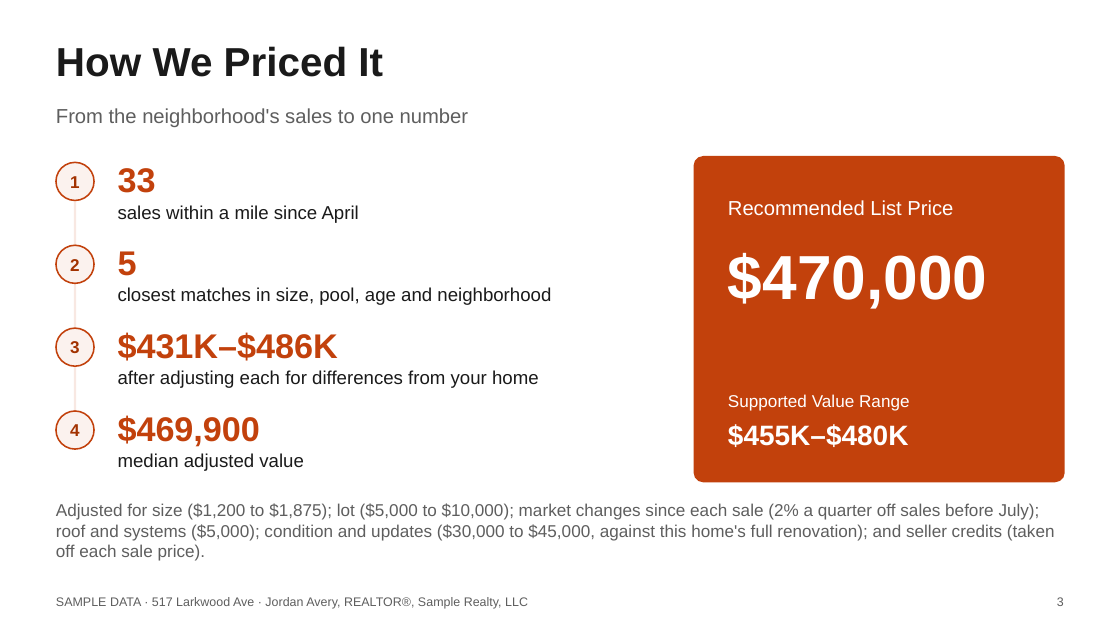
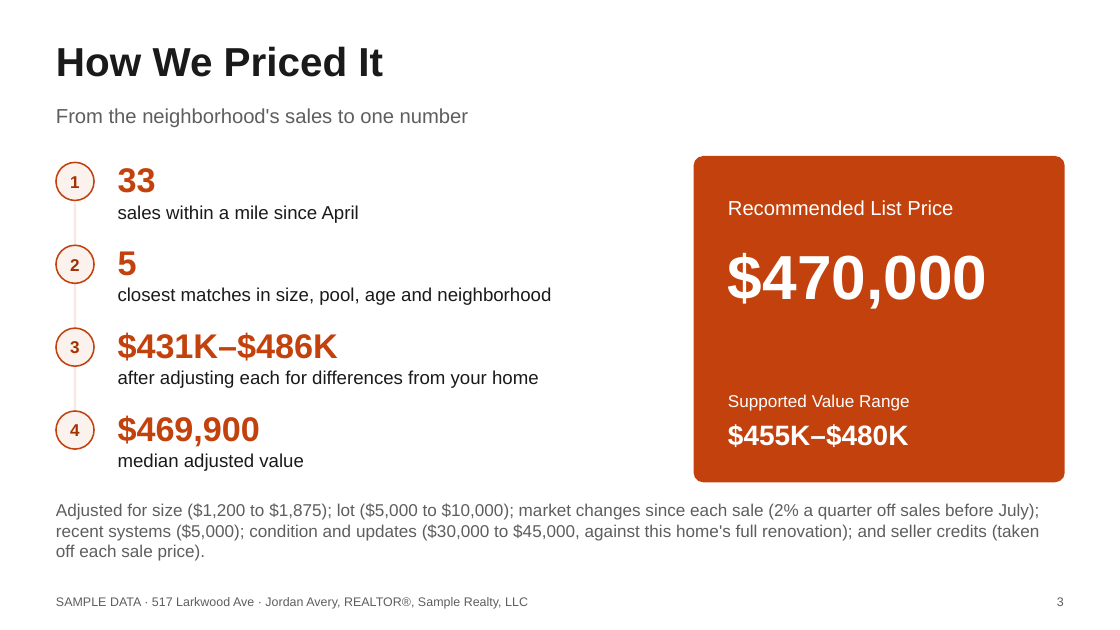
Before and after one commit to axelrivera/real-estate-skills, a slide deck: slide 3 of samples/seller-cma/517-Larkwood-Ave-Listing-Presentation.pptx. Drawn at 1120x630 pixels with LibreOffice and Linux fonts; fonts in the diff are those of the drawing. Boxes give left, top, right and bottom in pixels: in the first picture for what was removed or moved away, otherwise in the second. Text is boxed around its words. In the diff, an @@ line names an element or a change of style, - is before the commit and + after.

```diff
--- a/samples/seller-cma/517-Larkwood-Ave-Listing-Presentation.pptx
+++ b/samples/seller-cma/517-Larkwood-Ave-Listing-Presentation.pptx
@@ text at [56, 503, 1040, 561]: text changed @@
-Adjusted for size ($1,200 to $1,875); lot ($5,000 to $10,000); market changes since each sale (2% a quarter off sales before July); roof and systems ($5,000); condition and updates ($30,000 to $45,000, against this home's full renovation); and seller credits (taken off each sale price).
+Adjusted for size ($1,200 to $1,875); lot ($5,000 to $10,000); market changes since each sale (2% a quarter off sales before July); recent systems ($5,000); condition and updates ($30,000 to $45,000, against this home's full renovation); and seller credits (taken off each sale price).
```
Also in this commit, not shown: 49 other files.
